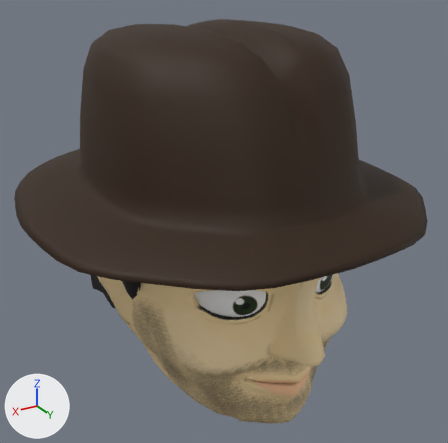
One commit to the FBX model FBX/mainguyhead.fbx: the scene before it, then after it.
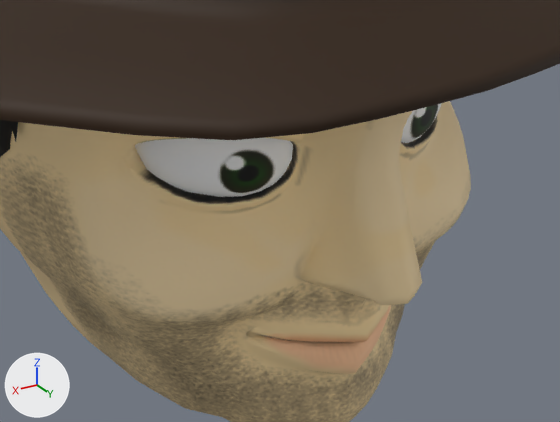
Each version appears first whole from a 50 mm camera at (1.62, 2.53, 1.7) aimed at (-0.03, -0.22, 0.33), and next in a close-up on the part from 30% to 87% of the width and 51% to 95% of the height. The axes (+X, +Y, +Z) are drawn at lower left. The lights are the same throughout. Where no turn or scale is listed for an object, it has been applied to the vertices.
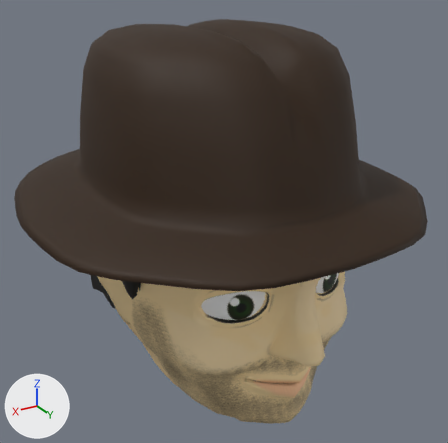
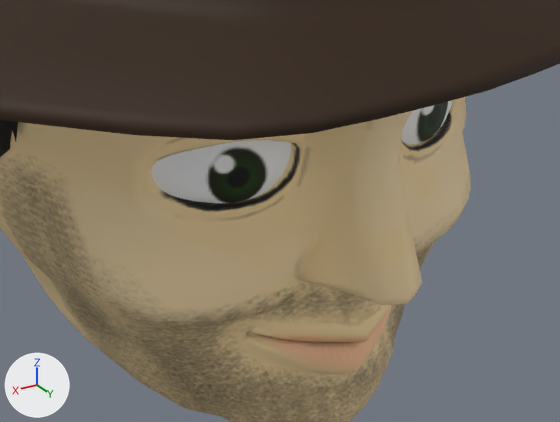
The edits, one by one:
me_cube_001 has 3659 vertices, 3591 faces and spans x -1.05..1.05, y -1.41..0.87, z -0.63..1.39.
me_cube_001 is used by ob_cube; location (0.0, 0.0, 0.0).
me_cube_001 part 1: the loose piece of 580 vertices spanning x -0.4..0.4, y 0.01..0.44, z 0.06..0.35 is scaled about its middle by (1.1, 1, 1.28).
me_cube_001 part 2: 508 of the vertices in x -0.47..0.47, y 0.18..0.51, z 0.06..0.36 are scaled about their middle by (1, 0.608, 1), then moved by (0.0, 0.05, 0.0).

Changed parts and their boxes (x1, y1, x2, y2) in the close-ups (560 x 422 px; the box of a moved part takes in the faces that stretch with it):
part 1 of me_cube_001, moved or reshaped: before (135, 103, 442, 197); after (151, 100, 453, 203)
part 2 of me_cube_001, moved or reshaped: before (81, 101, 456, 248); after (81, 97, 466, 248)
